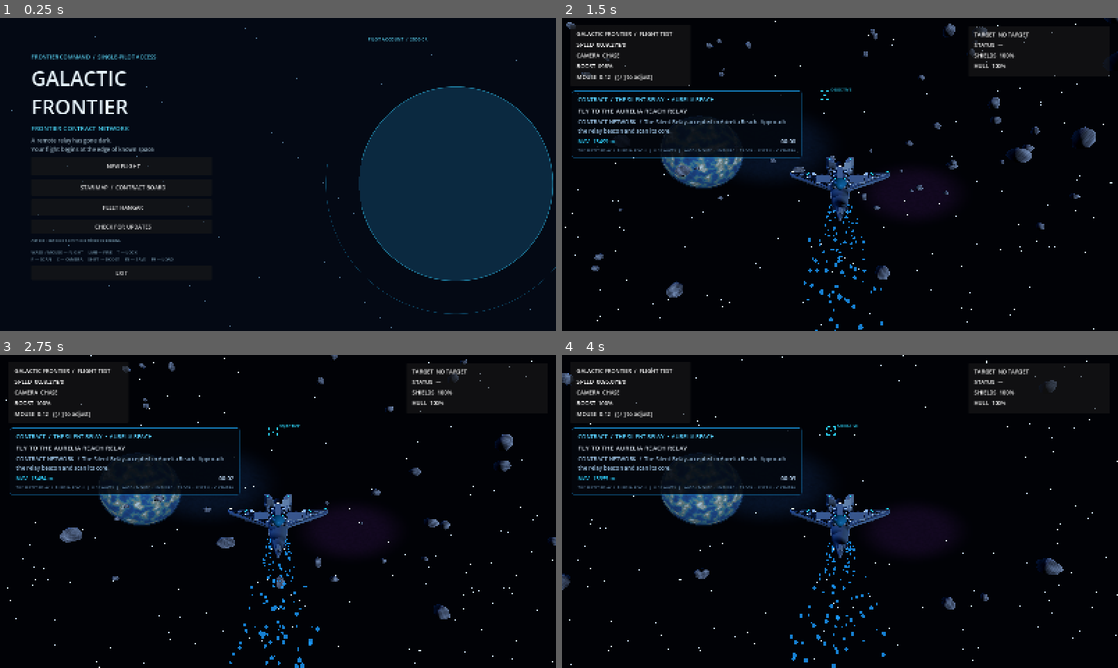
Above: before the commit, frames 1-4 (two rows, left to right).
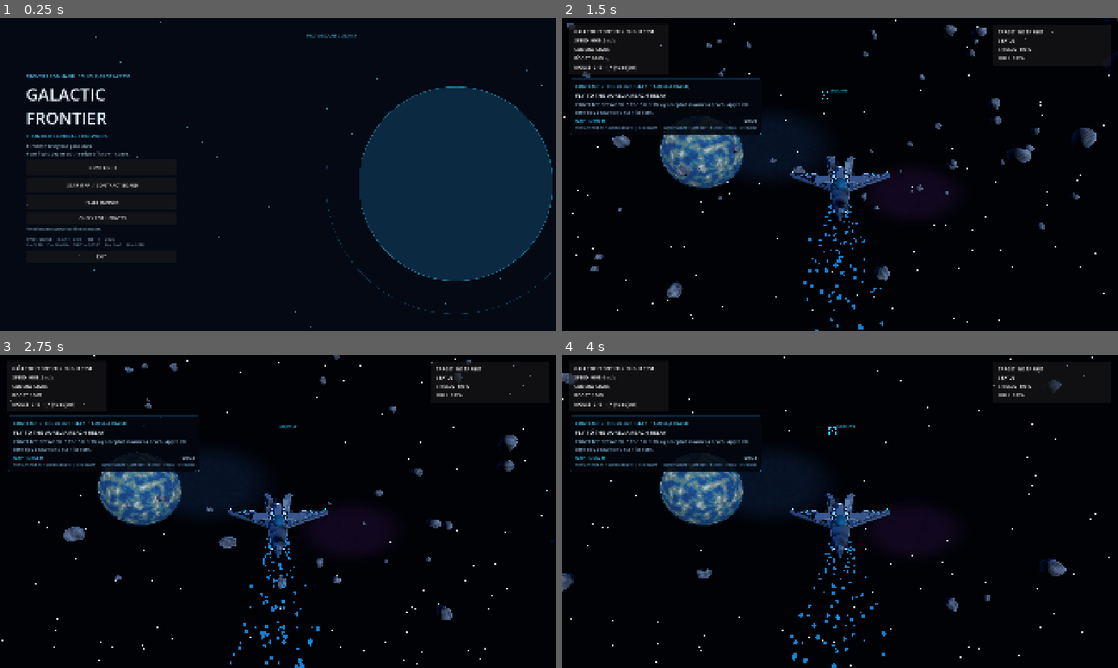
Above: after the commit, the same moments.

Repository: valdissor1990-ui/GALACTIC-FRONTIER
Game: Godot game, scene res://scenes/bootstrap/main.tscn
The game is run twice, just before and just after one commit, with the same random seed, the same clock (stepped at 60 frames per second) and the same inputs.
Inputs (mouse positions are in pixels of both pictures, inside the frame that each line leads up to):
- Up to frame 1 (0.25 s): no input
- Up to frame 2 (1.5 s): click "NEW FLIGHT" at 0.5 s; tap Enter at 1.25 s; move the mouse to (867, 174) at 1.27 s; hold W (move_forward) from 1.28 s (still down); hold Shift (boost) from 1.28 s (still down)
- Up to frame 3 (2.75 s): keep holding W (move_forward); move the mouse to (250, 511) at 2.02 s; release Shift (boost) at 2.03 s; click (250, 511) at 2.1 s
- Up to frame 4 (4 s): keep holding W (move_forward); move the mouse to (851, 505) at 2.77 s; hold F (scan) 2.78-3.53 s; move the mouse to (834, 517) at 3.52 s; tap Y (target_clear) at 3.6 s

The runs differ from the first frame. In frame 1, 4.7% of the frame differs, in the area x 2-100%, y 1-100%; in frame 2, 6.7%; in frame 3, 7.2%, in the area x 0-100%, y 0-100%; in frame 4, 6.6%.

Commit message:
Integrate campaign canon and Full HD baseline with M01-M05 story foundation

Diff:
--- a/project.godot
+++ b/project.godot
@@ -12,10 +12,10 @@
 config/version="0.1.0"
 
 [display]
-window/size/viewport_width=1600
-window/size/viewport_height=900
-window/size/window_width_override=1280
-window/size/window_height_override=720
+window/size/viewport_width=1920
+window/size/viewport_height=1080
+window/size/window_width_override=1920
+window/size/window_height_override=1080
 window/stretch/mode="canvas_items"
 
 [autoload]
--- a/scripts/core/player_profile.gd
+++ b/scripts/core/player_profile.gd
@@ -84,6 +84,16 @@
 	}
 }
 
+const STORY_FLAG_KEYS := [
+	"campaign_started", "m01_done", "vesper_access", "m02_done", "m03_done",
+	"shared_helix", "shared_union", "kept_private", "kestrel_access",
+	"m04_done", "m05_done", "relay_contact_1", "act1_complete",
+	"act2_complete", "act3_complete", "act4_complete", "dock_lien_status",
+	"rheya_hired", "fisk_rivalry_stage_1", "fisk_rivalry_stage_2",
+	"fisk_rivalry_stage_3", "act4_path_helix", "act4_path_union",
+	"act4_path_seal", "act4_path_custody", "act4_path_break"
+]
+
 const FLYABLE_SHIPS := {
 	"player_fighter": {
 		"path": "res://assets/models/ships/player_fighter.glb",
@@ -121,6 +131,7 @@
 var completed_mission_ids: Array[String] = []
 var installed_modules: Dictionary = {}
 var active_contract_id: String = "silent_relay"
+var story_flags: Dictionary = _default_story_flags()
 
 
 func _ready() -> void:
@@ -178,10 +189,41 @@
 			if not mission_id.is_empty() and not completed_mission_ids.has(mission_id):
 				completed_mission_ids.append(mission_id)
 
+	story_flags = _default_story_flags()
+	var saved_story_flags: Variant = payload.get("story_flags", {})
+	if saved_story_flags is Dictionary:
+		for flag_id in STORY_FLAG_KEYS:
+			if saved_story_flags.has(flag_id):
+				story_flags[flag_id] = bool(saved_story_flags[flag_id])
+
 	var saved_id := str(payload.get("selected_ship_id", "player_fighter"))
 	selected_ship_id = saved_id if unlocked_ship_ids.has(saved_id) else "player_fighter"
 	var saved_contract_id := str(payload.get("active_contract_id", "silent_relay"))
 	active_contract_id = saved_contract_id if is_contract_unlocked(saved_contract_id) else "silent_relay"
+
+
+func _default_story_flags() -> Dictionary:
+	var flags: Dictionary = {}
+	for flag_id in STORY_FLAG_KEYS:
+		flags[flag_id] = false
+	return flags
+
+
+func has_story_flag(flag_id: String) -> bool:
+	return bool(story_flags.get(flag_id, false))
+
+
+func set_story_flag(flag_id: String, enabled: bool) -> bool:
+	if not STORY_FLAG_KEYS.has(flag_id):
+		return false
+	var previous := bool(story_flags.get(flag_id, false))
+	if previous == enabled:
+		return true
+	story_flags[flag_id] = enabled
+	if not _save_profile():
+		story_flags[flag_id] = previous
+		return false
+	return true
 
 
 func select_ship(ship_id: String) -> bool:
@@ -408,13 +450,14 @@
 	if save_manager == null:
 		return false
 	var result: Dictionary = save_manager.call("save_slot", PROFILE_SLOT, {
-		"profile_version": 3,
+		"profile_version": 4,
 		"selected_ship_id": selected_ship_id,
 		"credits": credits,
 		"unlocked_ship_ids": unlocked_ship_ids,
 		"completed_mission_ids": completed_mission_ids,
 		"installed_modules": installed_modules,
-		"active_contract_id": active_contract_id
+		"active_contract_id": active_contract_id,
+		"story_flags": story_flags
 	})
 	if not result.get("ok", false):
 		push_error("Pilot profile save failed: " + str(result.get("error", "unknown")))
--- a/tests/ui/test_contract_progression.gd
+++ b/tests/ui/test_contract_progression.gd
@@ -29,6 +29,13 @@
 	_check(str(profile.get_active_contract().get("id", "")) == "kestrel_patrol", "active contract persists as Kestrel Patrol")
 	_check(str(profile.get_active_system().get("id", "")) == "kestrel", "Kestrel contract selects the Kestrel system")
 
+	_check(profile.set_story_flag("m01_done", true), "canonical M01 completion flag is accepted")
+	_check(profile.has_story_flag("m01_done"), "story flag is visible immediately")
+	_check(not profile.set_story_flag("unknown_flag", true), "unknown story flags are rejected")
+	profile.call("_load_profile")
+	_check(profile.has_story_flag("m01_done"), "story flags persist through profile reload")
+	_check(not profile.has_story_flag("vesper_access"), "unset story flags remain false after reload")
+
 	var board: Control = load("res://scenes/ui/contract_board.tscn").instantiate() as Control
 	root.add_child(board)
 	await process_frame
@@ -39,7 +46,7 @@
 
 	_restore_profile(profile, backup)
 	if _failures.is_empty():
-		print("CONTRACT_PROGRESSION_TEST_PASS assertions=14")
+		print("CONTRACT_PROGRESSION_TEST_PASS assertions=19")
 		quit(0)
 	else:
 		for failure in _failures:
@@ -54,7 +61,8 @@
 		"unlocked_ship_ids": profile.unlocked_ship_ids.duplicate(),
 		"completed_mission_ids": profile.completed_mission_ids.duplicate(),
 		"installed_modules": profile.installed_modules.duplicate(true),
-		"active_contract_id": profile.active_contract_id
+		"active_contract_id": profile.active_contract_id,
+		"story_flags": profile.story_flags.duplicate(true)
 	}
 
 
@@ -69,6 +77,7 @@
 		profile.completed_mission_ids.append(str(mission_id))
 	profile.installed_modules = backup["installed_modules"].duplicate(true)
 	profile.active_contract_id = str(backup["active_contract_id"])
+	profile.story_flags = backup["story_flags"].duplicate(true)
 	profile.call("_save_profile")
 
 
Not shown, added: docs/CAMPAIGN_STORY.md
Not shown, added: docs/CANON_STORY_UNIFIED.md
Not shown, changed: docs/DECISIONS.md
Not shown, added: docs/FULLHD_2026_IMPLEMENTATION_ROADMAP.md
Not shown, added: docs/HANDOFF_GROK_TO_CHATGPT_STORY.md
